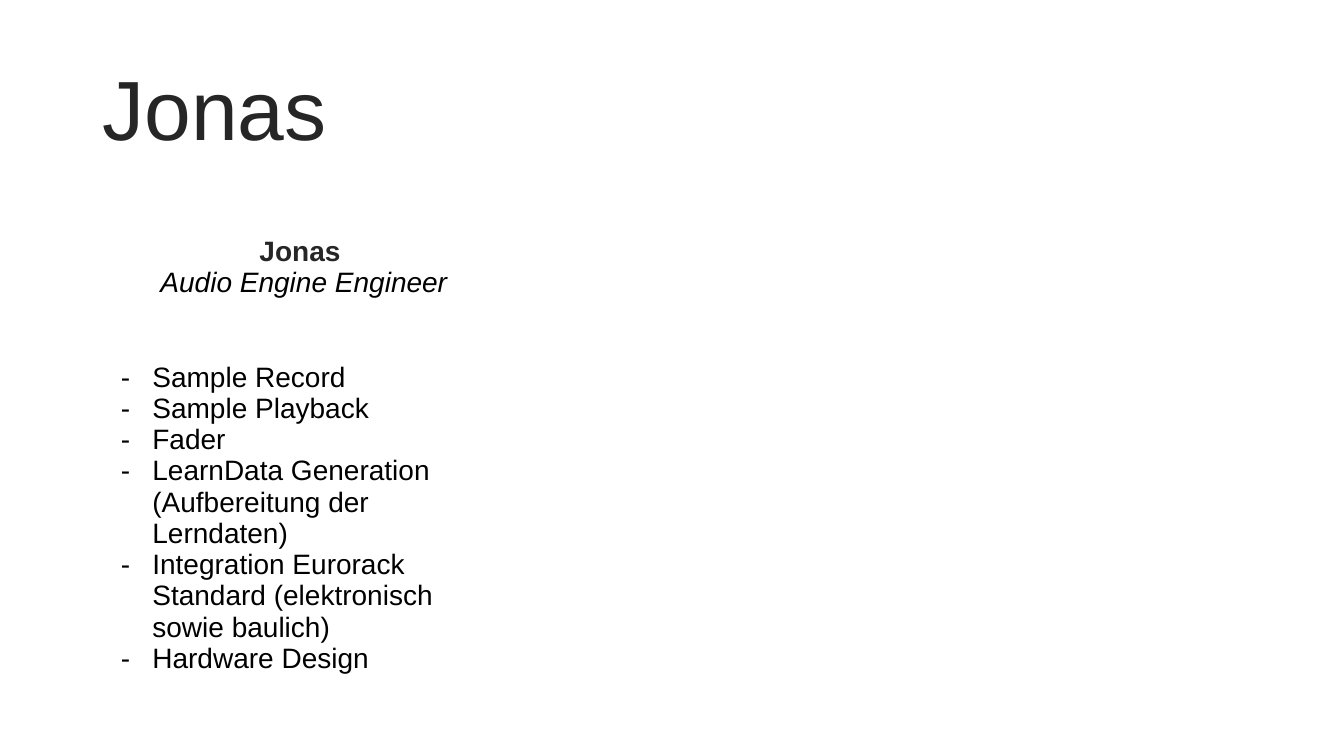
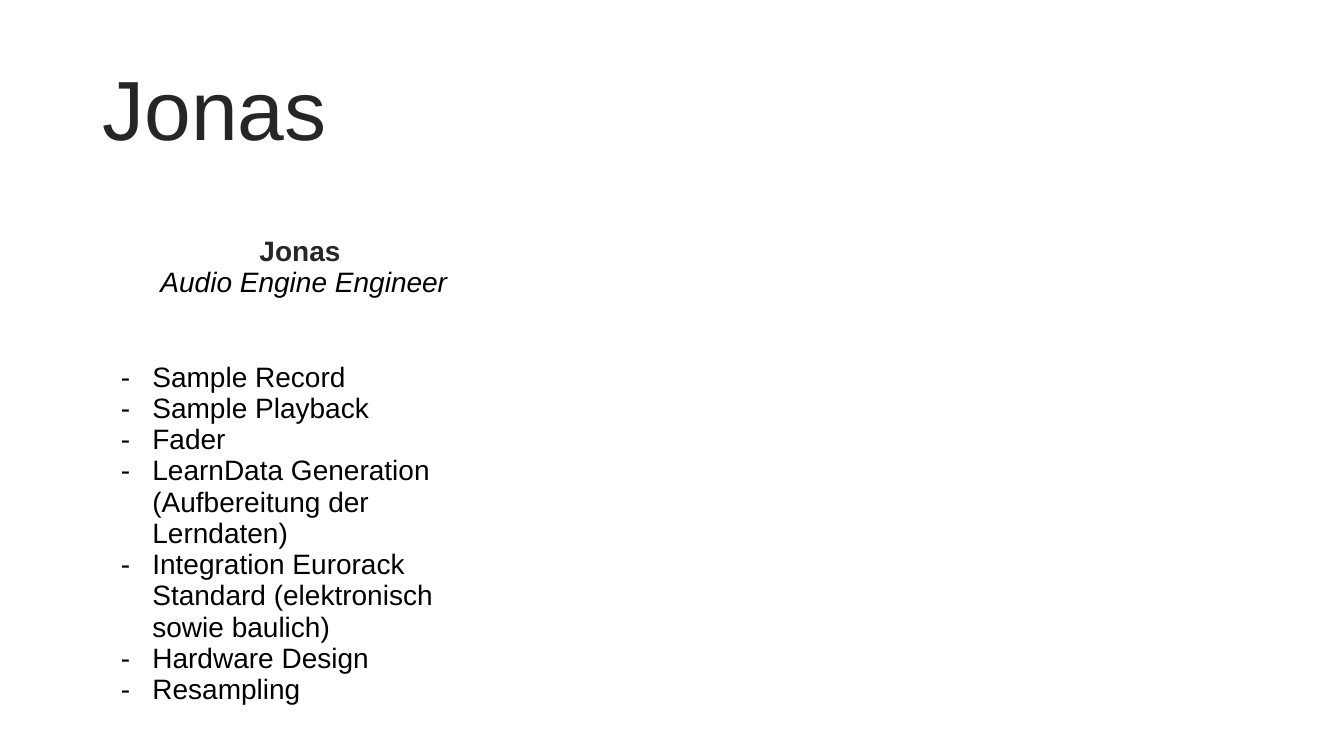
Before and after one commit to Shimizip/Intelligent-Magic-Audio, a slide deck: slide 11 of praesi/ima_ms3.pptx (slide 6 before the commit). Drawn at 1344x756 pixels with LibreOffice and Linux fonts; fonts in the diff are those of the drawing; background and template pictures are left out. Boxes give left, top, right and bottom in pixels: in the first picture for what was removed or moved away, otherwise in the second. Text is boxed around its words. In the diff, an @@ line names an element or a change of style, - is before the commit and + after.

```diff
--- a/praesi/ima_ms3.pptx
+++ b/praesi/ima_ms3.pptx
@@ table at box(111, 231, 497, 756) @@
-row 2, column 1: Sample Record / Sample Playback / Fader / LearnData Generation (Aufbereitung der Lerndaten) / Integration Eurorack Standard (elektronisch sowie baulich) / Hardware Design
+row 2, column 1: Sample Record / Sample Playback / Fader / LearnData Generation (Aufbereitung der Lerndaten) / Integration Eurorack Standard (elektronisch sowie baulich) / Hardware Design / Resampling
```
Also in this commit, not shown: 2 other slides changed, 8 slides added, 4 slides removed.
